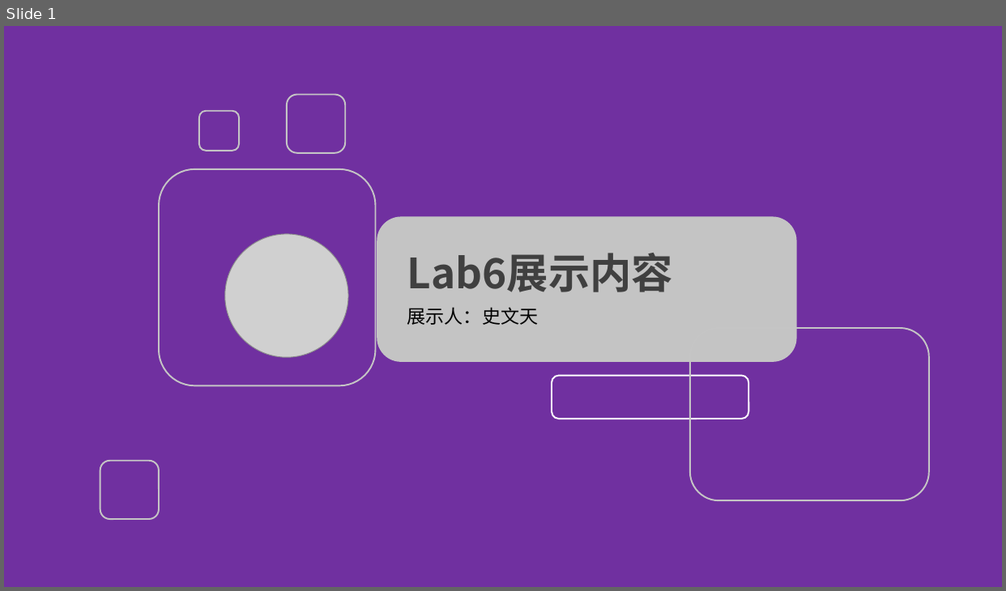
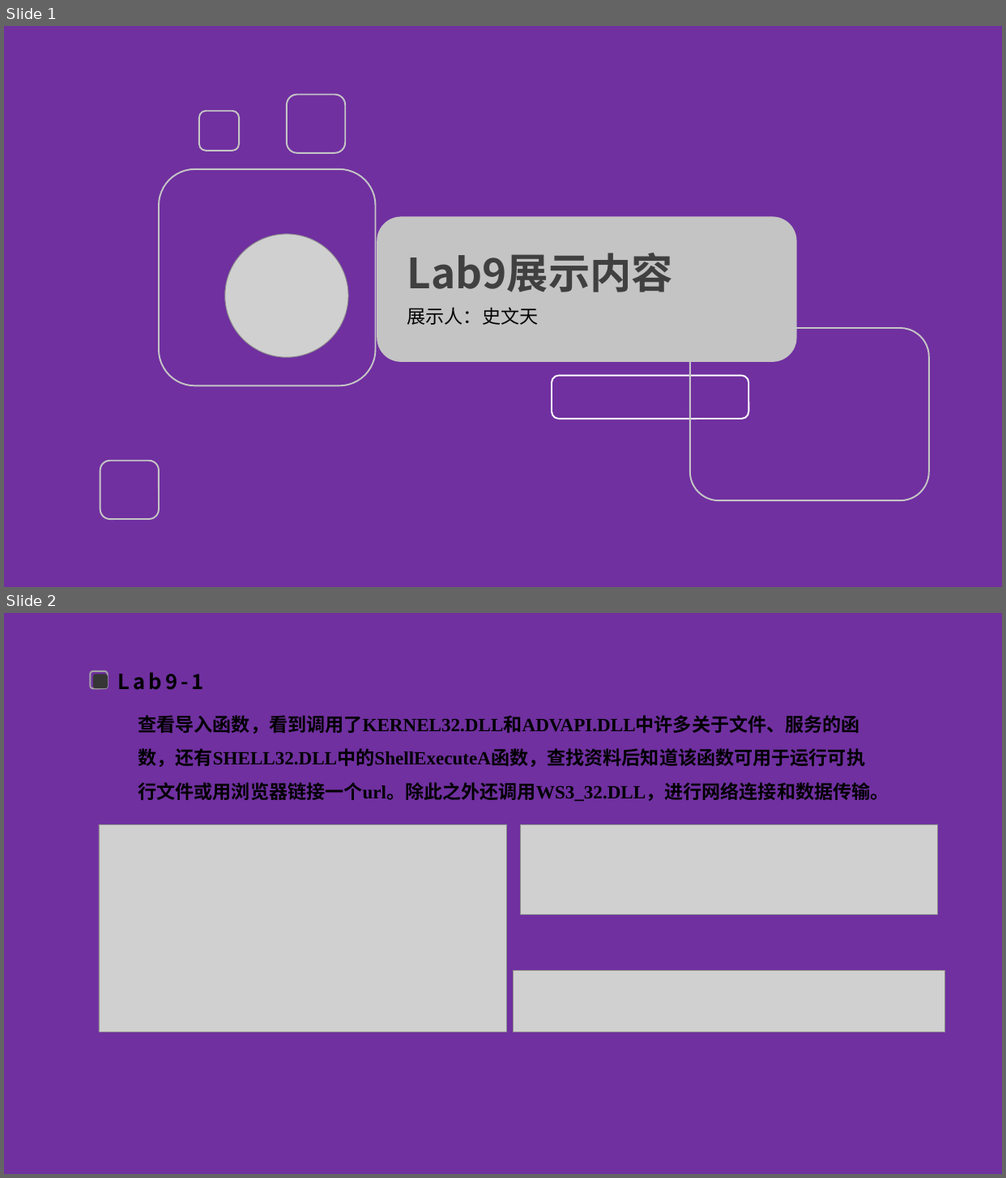
Before and after one commit to FlandreScarlet36/Malicious_code_labs, a slide deck: lab6/Lab6实验分享.pptx. Shown one above the other, each under a label of ours: slide 1 before the commit, slides 1 and 2 after it. The pictures are 1006x591 and 1006x1178 pixels, drawn with LibreOffice and Linux fonts; fonts in the diff are those of the drawing; grey boxes stand for pictures; background and template pictures are left out. Boxes give left, top, right and bottom in pixels: in the first picture for what was removed or moved away, otherwise in the second. Text is boxed around its words. In the diff, an @@ line names an element or a change of style, - is before the commit and + after.

```diff
--- a/lab6/Lab6实验分享.pptx
+++ b/lab6/Lab6实验分享.pptx
@@ slide 2 added at [4,613,1002,1174], background picture (left out) @@
@@ rounded rectangle added at [90,671,108,688], outline #A3A3A3 1.5 pt @@
@@ rounded rectangle added at [93,675,108,688], fill #363636 @@
@@ text added at [118,672,204,690], 20 pt, text #000000, bold @@
+Lab9-1
@@ text added at [138,715,889,801], 18 pt, text #000000, bold @@
+查看导入函数，看到调用了KERNEL32.DLL和ADVAPI.DLL中许多关于文件、服务的函数，还有SHELL32.DLL中的ShellExecuteA函数，查找资料后知道该函数可用于运行可执行文件或用浏览器链接一个url。除此之外还调用WS3_32.DLL，进行网络连接和数据传输。
@@ picture added at [99,825,507,1033] @@
@@ picture added at [521,825,938,914] @@
@@ picture added at [513,971,945,1033] @@
@@ slide 1 changed as well @@
@@ text at [407,253,673,292]: text changed @@
-Lab6展示内容
+Lab9展示内容
```
Also in this commit, not shown: 2 other slides changed, 31 other slides added, 9 slides removed, 2 other files.
